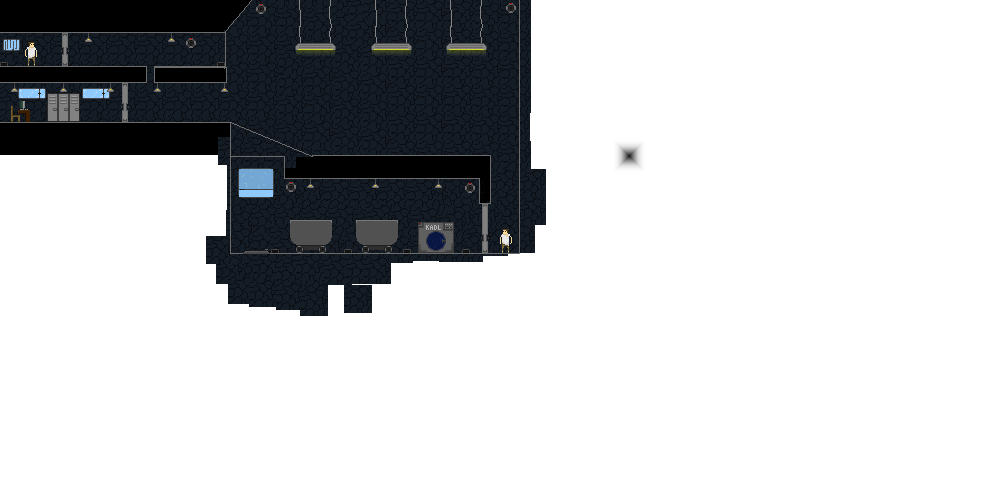
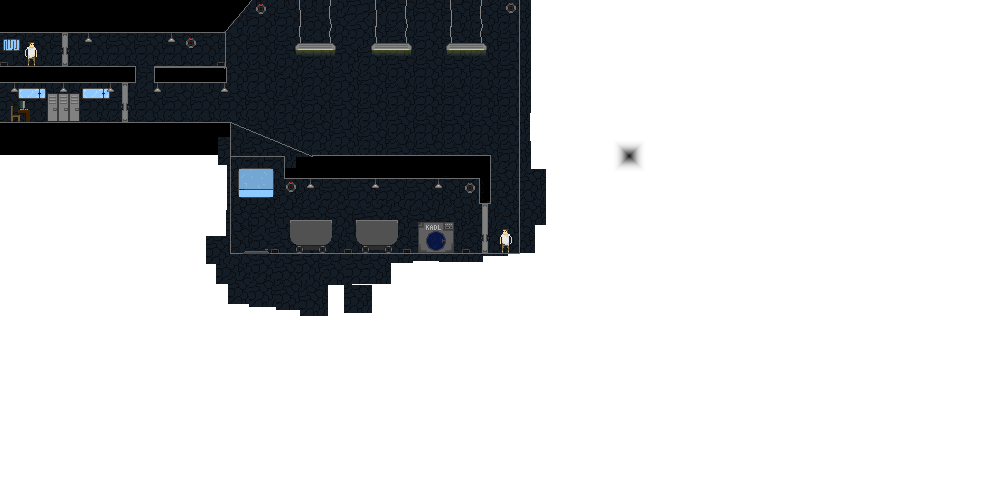
Layer changes from the first 1000x500 image to the second:
painted on "Обводка Стен" over [135,66,147,83]
painted on "Стены #1" over [136,67,146,82]
